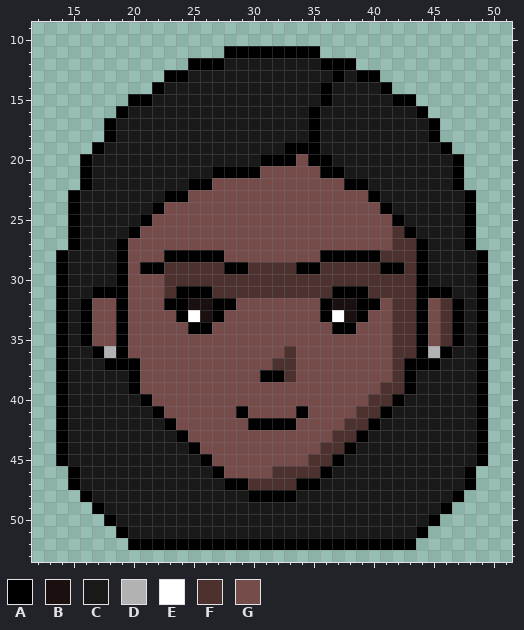
File history of a pixel-art sprite, sprites/Sprite3/layers/db3fde4f-4767-4ae8-b529-63f055cd24ec/d4d8ec15-0426-4b30-a9bf-d6a04857bc7b.png. Above: the version before the commit.
Shown: x 12..51, y 9..53.
Palette (. is transparent): A #000000  B #19100f  C #191919  D #b2b2b2  E #ffffff  F #4c312f  G #764c4a
Pixels before, first column x 14:
11 ..............AAAAAAAA..............
12 ...........AAACCCCCCCCAAA...........
13 .........AACCCCCCCCCCCCACAA.........
14 ........ACCCCCCCCCCCCCACCCCA........
15 ......AACCCCCCCCCCCCCCACCCCCAA......
16 .....ACCCCCCCCCCCCCCCACCCCCCCCA.....
17 ....ACCCCCCCCCCCCCCCCACCCCCCCCCA....
18 ....ACCCCCCCCCCCCCCCCACCCCCCCCCA....
19 ...ACCCCCCCCCCCCCCCAAACCCCCCCCCCA...
20 ..ACCCCCCCCCCCCCCAAAGAACCCCCCCCCCA..
21 ..ACCCCCCCCCCAAAAGGGGGAACCCCCCCCCA..
22 ..ACCCCCCCCAAGGGGGGGGGGGAACCCCCCCA..
23 .ACCCCCCCAAGGGGGGGGGGGGGGGACCCCCCCA.
24 .ACCCCCCAGGGGGGGGGGGGGGGGGGACCCCCCA.
25 .ACCCCCAGGGGGGGGGGGGGGGGGGGGACCCCCA.
26 .ACCCCAGGGGGGGGGGGGGGGGGGGGGFACCCCA.
27 .ACCCAGGGGGGGGGGGGGGGGGGGGGGFFACCCA.
28 ACCCCAGGGAAAAAGGGGGGGGAAAAAFFFACCCCA
29 ACCCCAGAAFFFFFAAFFFFAAFFFFFAAFACCCCA
30 ACCCCAGGGFFFFFFFFFFFFFFFFFFFFFACCCCA
31 ACCAAAGGGFAAAFFFFFFFFFFAAAFFFFAAACCA
32 ACAGGAGGGAABBAAGGGGGGGABBAAGFFAGFACA
33 ACAGGAGGGGAEBAGGGGGGGGAEBAGGFFAGFACA
34 ACAGGAGGGGGAAGGGGGGGGGGAAGGGFFAGFACA
35 ACAGGAGGGGGGGGGGGGGGGGGGGGGGFFAGFACA
36 ACCADAGGGGGGGGGGGGGFGGGGGGGGFFADACCA
37 ACCCAAAGGGGGGGGGGGFFGGGGGGGGFAAACCCA
38 ACCCCCAGGGGGGGGGGAAFGGGGGGGGFACCCCCA
39 ACCCCCAGGGGGGGGGGGGGGGGGGGGFFACCCCCA
40 ACCCCCCAGGGGGGGGGGGGGGGGGGFFACCCCCCA
41 ACCCCCCCAGGGGGGAGGGGAGGGGFFACCCCCCCA
42 ACCCCCCCCAGGGGGGAAAAGGGGFFACCCCCCCCA
43 ACCCCCCCCCAGGGGGGGGGGGGFFACCCCCCCCCA
44 ACCCCCCCCCCAGGGGGGGGGGFFACCCCCCCCCCA
45 ACCCCCCCCCCCAGGGGGGGGFFACCCCCCCCCCCA
46 .ACCCCCCCCCCCAGGGGFFFFACCCCCCCCCCCA.
47 .ACCCCCCCCCCCCAAFFFFAACCCCCCCCCCCCA.
48 ..ACCCCCCCCCCCCCAAAACCCCCCCCCCCCCA..
49 ...ACCCCCCCCCCCCCCCCCCCCCCCCCCCCA...
50 ....ACCCCCCCCCCCCCCCCCCCCCCCCCCA....
51 .....ACCCCCCCCCCCCCCCCCCCCCCCCA.....
52 ......AAAAAAAAAAAAAAAAAAAAAAAA......
Once edited:
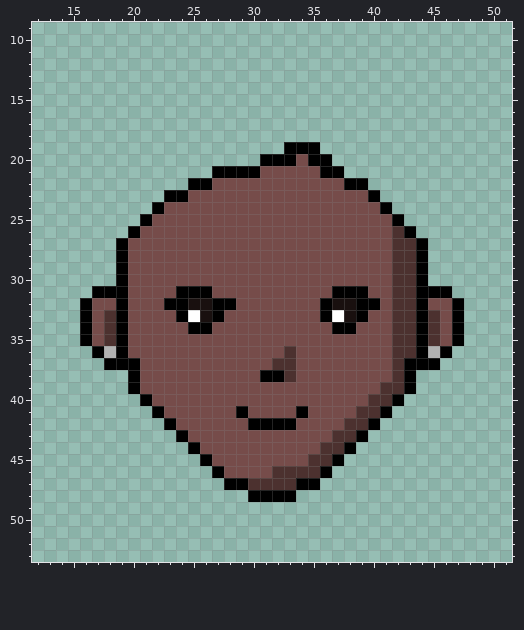
Difference:
file 64x64 -> 128x128 pixels (blocks of 1x1 -> 2x2; one block is one cell here)
Colour A gives way to colour F in row 29 at x 42.
Colour G gives way to colour F in rows 33 to 35 at x 18 and 45.
Colour A gives way to colour G in row 28 at x 23 to 27 and 36 to 40; in row 29 at x 21 to 22, 28 to 29, 34 to 35 and 41.
Colour F gives way to colour G in row 28 at x 41; in row 29 at x 23 to 27, 30 to 33 and 36 to 40; in row 30 at x 23 to 41; in row 31 at x 23, 27 to 36 and 40 to 41; in rows 32 to 35 at x 46.
The author cleared colour A in row 11 at x 28 to 35; in row 12 at x 25 to 27 and 36 to 38; in row 13 at x 23 to 24, 37 and 39 to 40; in row 14 at x 22, 36 and 41; in row 15 at x 20 to 21, 36 and 42 to 43; in row 16 at x 19, 35 and 44.
The author cleared colour A in rows 17 to 18 at x 18, 35 and 45; in row 19 at x 17 and 46; in rows 20 to 22 at x 16 and 47; in rows 23 to 27 at x 15 and 48; in rows 28 to 45 at x 14 and 49; in rows 46 to 47 at x 15 and 48.
The author cleared colour A in row 48 at x 16 and 47; in row 49 at x 17 and 46; in row 50 at x 18 and 45; in row 51 at x 19 and 44; in row 52 at x 20 to 43.
The author cleared colour C in row 12 at x 28 to 35; in row 13 at x 25 to 36 and 38; in row 14 at x 23 to 35 and 37 to 40; in row 15 at x 22 to 35 and 37 to 41; in row 16 at x 20 to 34 and 36 to 43; in rows 17 to 18 at x 19 to 34 and 36 to 44.
The author cleared colour C in row 19 at x 18 to 32 and 36 to 45; in row 20 at x 17 to 30 and 37 to 46; in row 21 at x 17 to 26 and 38 to 46; in row 22 at x 17 to 24 and 40 to 46; in row 23 at x 16 to 22 and 41 to 47; in row 24 at x 16 to 21 and 42 to 47.
The author cleared colour C in row 25 at x 16 to 20 and 43 to 47; in row 26 at x 16 to 19 and 44 to 47; in row 27 at x 16 to 18 and 45 to 47; in rows 28 to 30 at x 15 to 18 and 45 to 48; in row 31 at x 15 to 16 and 47 to 48; in rows 32 to 35 at x 15 and 48.
The author cleared colour C in row 36 at x 15 to 16 and 47 to 48; in row 37 at x 15 to 17 and 46 to 48; in rows 38 to 39 at x 15 to 19 and 44 to 48; in row 40 at x 15 to 20 and 43 to 48; in row 41 at x 15 to 21 and 42 to 48; in row 42 at x 15 to 22 and 41 to 48.
The author cleared colour C in row 43 at x 15 to 23 and 40 to 48; in row 44 at x 15 to 24 and 39 to 48; in row 45 at x 15 to 25 and 38 to 48; in row 46 at x 16 to 26 and 37 to 47; in row 47 at x 16 to 27 and 36 to 47; in row 48 at x 17 to 29 and 34 to 46.
The author cleared colour C in row 49 at x 18 to 45; in row 50 at x 19 to 44; in row 51 at x 20 to 43.
